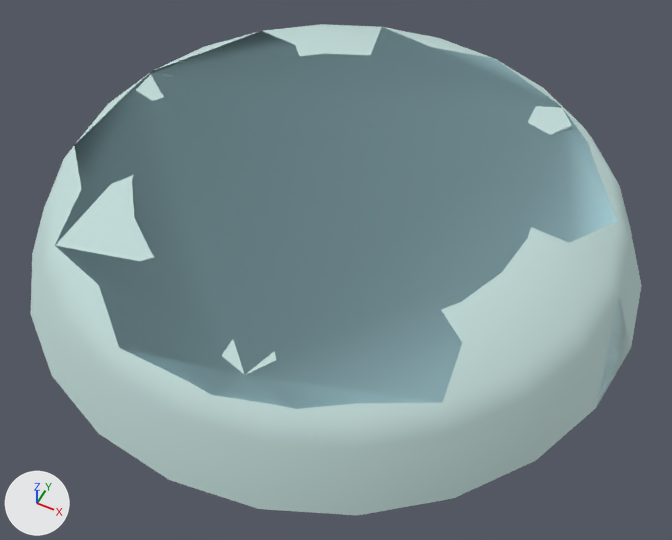
One commit to the Blender file src/props_2fort/groundlight001.blend: the scene before it, then after it.
One viewpoint serves both versions: a 50 mm camera at (5.44, -10.77, 11.82) aimed at (0.42, -0.74, -0.71). The axes (+X, +Y, +Z) are drawn at lower left. The lights are the same throughout.

Before the edit, the objects in view are built like this:
```python
mat_groundlight001_sheet = diffuse_material('groundlight001_sheet')
mat_groundlight001_sheet.base_color = (0.544, 0.709, 0.689)  # light grey #c3dbd8
mat_phy = diffuse_material('  phy')
mat_phy.base_color = (0.458, 0.724, 0.786)  # cyan #b4dde5
me_groundlight001_physics = bpy.data.meshes.new('groundlight001_physics')
me_groundlight001_physics.from_pydata(...)  # 39 vertices, 74 faces; spans x -5.59..5.63, y -5.58..5.64, z -0.85..0.98
me_groundlight001_physics.materials.append(mat_phy)  # cyan #b4dde5
me_groundlight001_reference = bpy.data.meshes.new('groundlight001_reference')
me_groundlight001_reference.from_pydata(...)  # 175 vertices, 303 faces; spans x -5.59..5.63, y -5.58..5.64, z -0.85..0.98
me_groundlight001_reference.materials.append(mat_groundlight001_sheet)  # light grey #c3dbd8
ob_groundlight001_physics = bpy.data.objects.new('groundlight001_physics', me_groundlight001_physics)
ob_groundlight001_physics.location = (0.0, 0.0, 0.0)
ob_groundlight001_reference = bpy.data.objects.new('groundlight001_reference', me_groundlight001_reference)
ob_groundlight001_reference.location = (0.0, 0.0, 0.0)
```
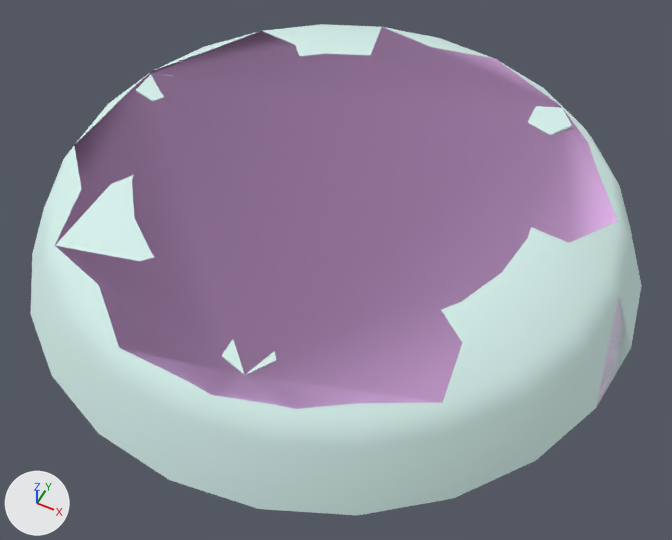
Location of each change, (x1, y1, x2, y2) in pixels of the pictures (672 x 540 px):
'groundlight001_physics', recoloured (cyan to purple): (55, 27, 630, 409) in both
'groundlight001_reference', recoloured (grey to white): (30, 24, 642, 515) in both

The change, as a diff of the scene's bpy script:
```diff
--- a/src/props_2fort/groundlight001.blend.py
+++ b/src/props_2fort/groundlight001.blend.py
@@ mat_groundlight001_sheet @@
 mat_groundlight001_sheet = diffuse_material('groundlight001_sheet')
-mat_groundlight001_sheet.base_color = (0.544, 0.709, 0.689)  # light grey #c3dbd8
+mat_groundlight001_sheet.base_color = (0.675, 0.871, 0.833)  # white #d6f0eb
@@ mat_phy @@
 mat_phy = diffuse_material('  phy')
-mat_phy.base_color = (0.458, 0.724, 0.786)  # cyan #b4dde5
+mat_phy.base_color = (0.92, 0.552, 0.999)  # purple #f6c4ff
```
